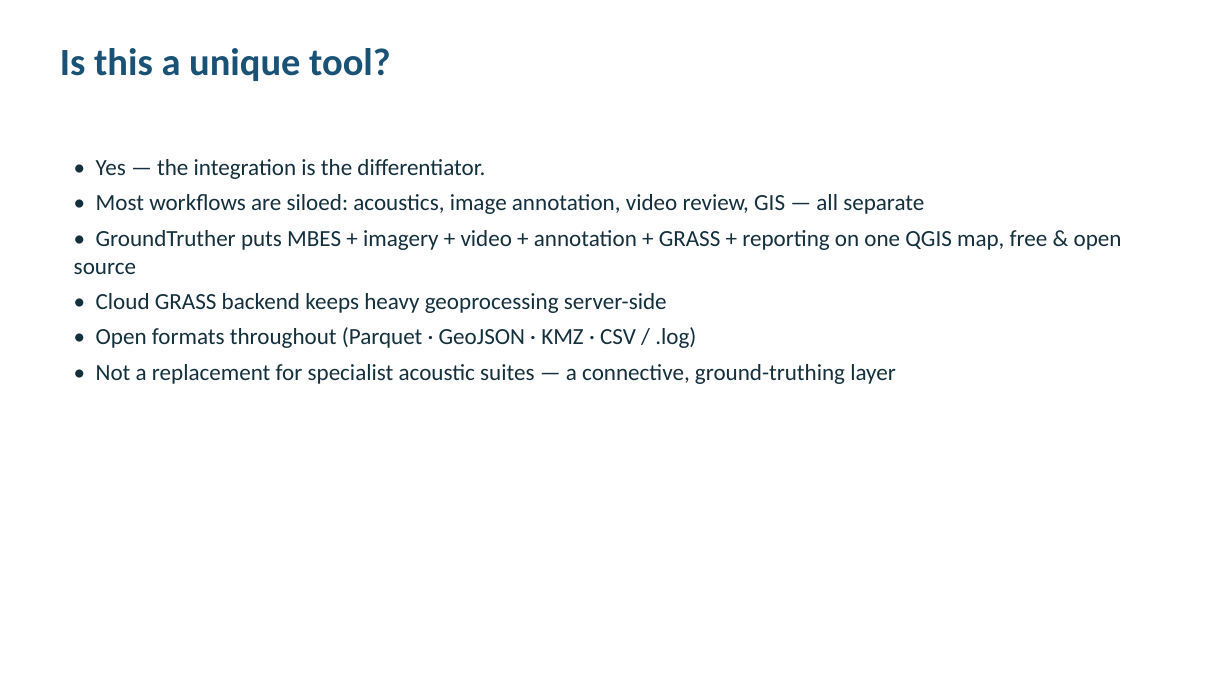
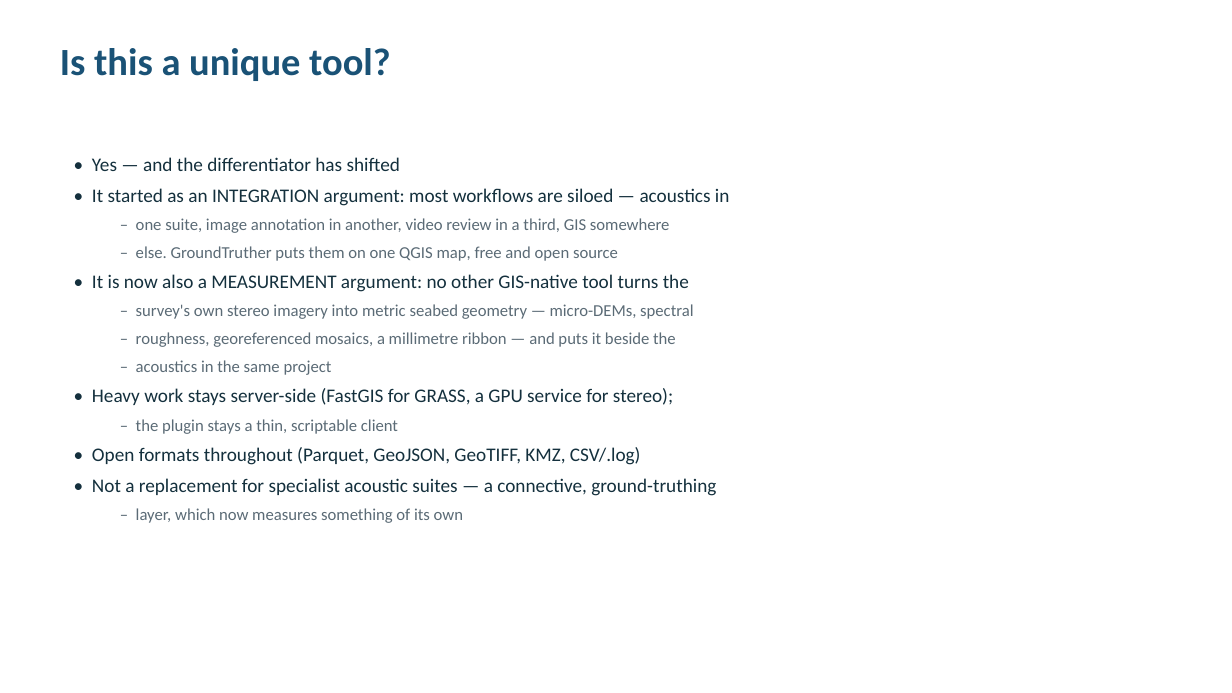
Before and after one commit to epifanio/groundtruther, a slide deck: slide 27 of docs/slides_groundtruther_update_2026.pptx (slide 17 before the commit). Drawn at 1232x693 pixels with LibreOffice and Linux fonts; fonts in the diff are those of the drawing. Boxes give left, top, right and bottom in pixels: in the first picture for what was removed or moved away, otherwise in the second. Text is boxed around its words. In the diff, an @@ line names an element or a change of style, - is before the commit and + after.

```diff
--- a/docs/slides_groundtruther_update_2026.pptx
+++ b/docs/slides_groundtruther_update_2026.pptx
@@ text at box(92, 157, 730, 523): text changed; size 18 to 13 pt; text colour #14303D to #5B6B76 @@
-• Yes — the integration is the differentiator.
-• Most workflows are siloed: acoustics, image annotation, video review, GIS — all separate
-• GroundTruther puts MBES + imagery + video + annotation + GRASS + reporting on one QGIS map, free & open source
-• Cloud GRASS backend keeps heavy geoprocessing server-side
-• Open formats throughout (Parquet · GeoJSON · KMZ · CSV / .log)
-• Not a replacement for specialist acoustic suites — a connective, ground-truthing layer
+• Yes — and the differentiator has shifted
+• It started as an INTEGRATION argument: most workflows are siloed — acoustics in
+  – one suite, image annotation in another, video review in a third, GIS somewhere
+  – else. GroundTruther puts them on one QGIS map, free and open source
+• It is now also a MEASUREMENT argument: no other GIS-native tool turns the
+  – survey's own stereo imagery into metric seabed geometry — micro-DEMs, spectral
+  – roughness, georeferenced mosaics, a millimetre ribbon — and puts it beside the
+  – acoustics in the same project
+• Heavy work stays server-side (FastGIS for GRASS, a GPU service for stereo);
+  – the plugin stays a thin, scriptable client
+• Open formats throughout (Parquet, GeoJSON, GeoTIFF, KMZ, CSV/.log)
+• Not a replacement for specialist acoustic suites — a connective, ground-truthing
+  – layer, which now measures something of its own
```
Also in this commit, not shown: 13 other slides changed, 17 slides added, 7 slides removed, 3 other files.
